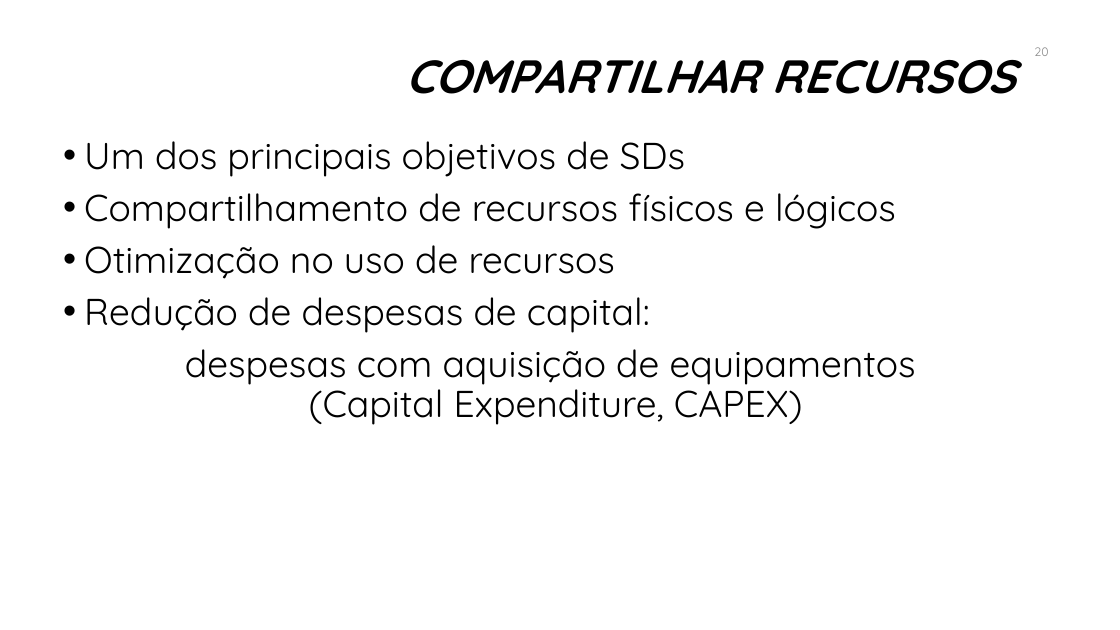
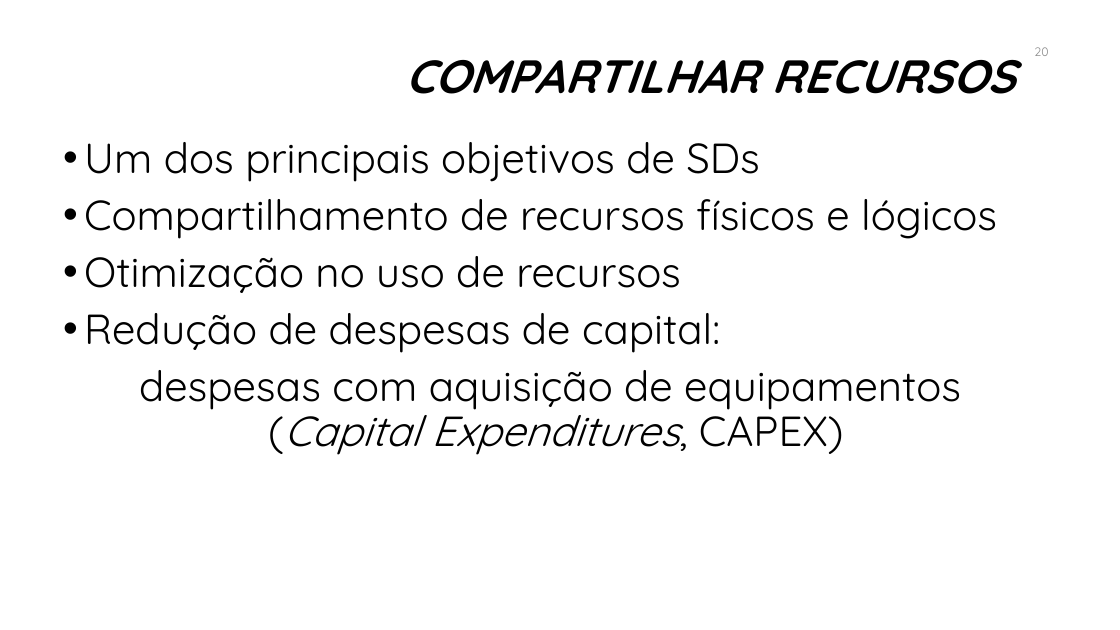
Before and after one commit to manoelcampos/sistemas-distribuidos, a slide deck: slide 20 of introducao-sd.pptx. Drawn at 1120x630 pixels with LibreOffice and Linux fonts; fonts in the diff are those of the drawing; background and template pictures are left out. Boxes give left, top, right and bottom in pixels: in the first picture for what was removed or moved away, otherwise in the second. Text is boxed around its words. In the diff, an @@ line names an element or a change of style, - is before the commit and + after.

```diff
--- a/introducao-sd.pptx
+++ b/introducao-sd.pptx
@@ text at [84, 142, 997, 353]: size 32 to 36 pt in "Um dos principais objetivos de SDs", "Compartilhamento de recursos físicos e lógicos", "Otimização no uso de recursos", "Redução de despesas de capital:" @@
@@ text at [139, 370, 961, 455]: text changed; size 32 to 36 pt @@
-despesas com aquisição de equipamentos
-(Capital Expenditure, CAPEX)
+despesas com aquisição de equipamentos
+(Capital Expenditures, CAPEX)
```
Also in this commit, not shown: 43 other slides changed, 7 slides added, 1 slide removed, 8 other files.
